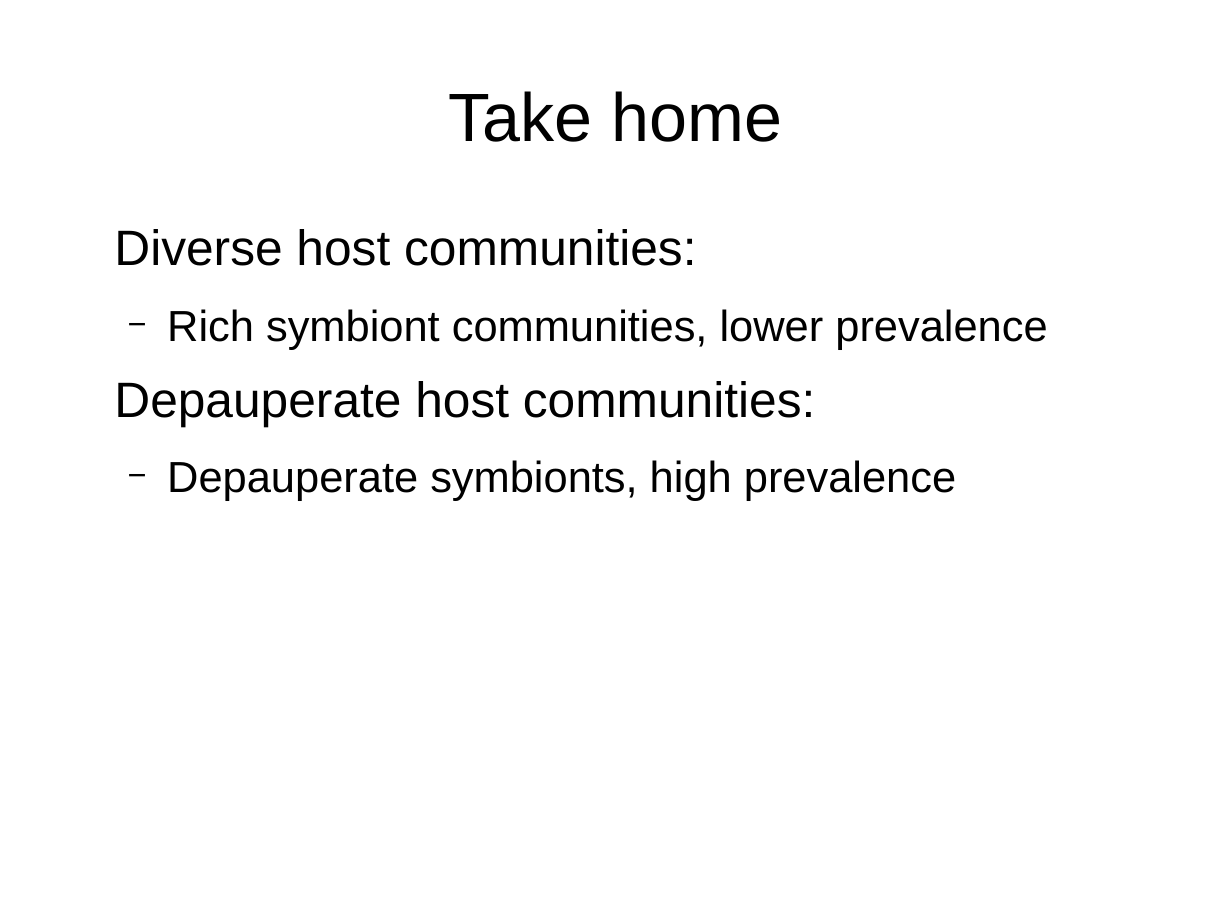
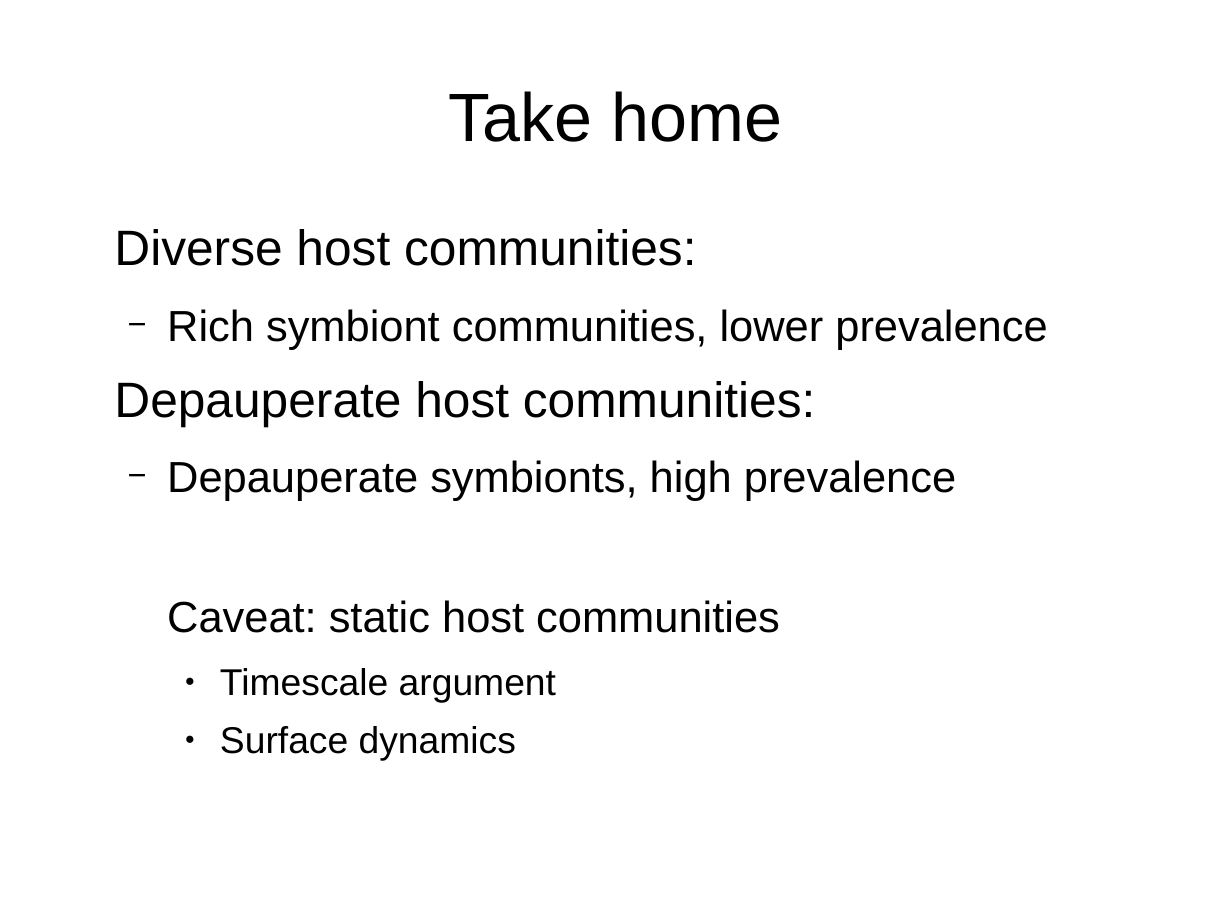
Before and after one commit to mbjoseph/abm, a slide deck: slide 33 of presentation/qdt/talk.odp. Drawn at 1232x924 pixels with LibreOffice and Linux fonts; fonts in the diff are those of the drawing. Boxes give left, top, right and bottom in pixels: in the first picture for what was removed or moved away, otherwise in the second. Text is boxed around its words. In the diff, an @@ line names an element or a change of style, - is before the commit and + after.

Commit message:
finished qdt talk

```diff
--- a/presentation/qdt/talk.odp
+++ b/presentation/qdt/talk.odp
@@ text at box(167, 600, 780, 761): paragraphs added @@
+  Caveat: static host communities
+    ● Timescale argument
+    ● Surface dynamics
```
